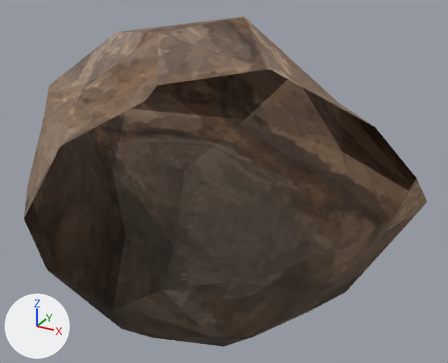
Before and after pictures for a commit that changed the glTF model assets/environment-set/models/rock-shore-2.glb.
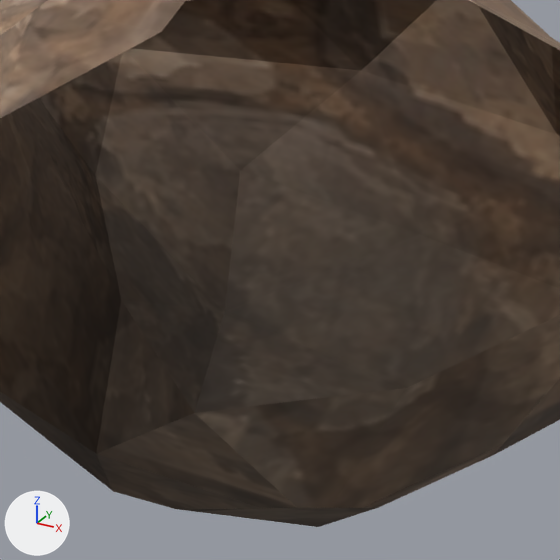
Each version appears first whole from a camera (50 mm lens) standing at (1.909, -2.671, 1.973) and looking at (0.377, 0.113, 0.58), and next in a close-up on the part from 15% to 77% of the width and 23% to 100% of the height. Every picture has the same lights, and +X, +Y and +Z are marked at lower left. The older version's two pictures come first. Everything nearer to the camera than a plane just in front of the edit is cut away.

Names of what the first close-up shows: 'rock-shore-2'.
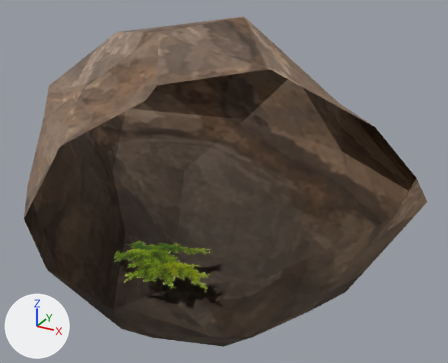
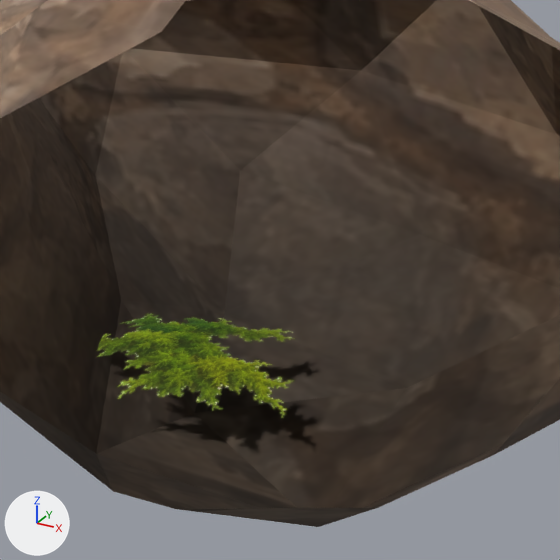
Changed parts and their boxes (x1, y1, x2, y2) in the close-ups (560 x 560 px):
'rock-shore-2-moss1', added (green)
    after: (97, 313, 295, 418)

The change, as a diff of the scene's bpy script:
```diff
--- a/assets/environment-set/models/rock-shore-2.glb.py
+++ b/assets/environment-set/models/rock-shore-2.glb.py
@@ img_moss_6 @@
+img_moss_6 = load_image('moss-6', '_unpacked/moss-6', 600, 352, 'sRGB')
@@ mat_envmoss6 @@
+mat_envmoss6 = principled_material('envMoss6')
+mat_envmoss6.texture = img_moss_6  # with its transparency
+mat_envmoss6.roughness = 0.9
@@ me_rock_shore_2_moss1 @@
+me_rock_shore_2_moss1.from_pydata(...)  # 25 vertices, 32 faces; spans x -0.416..0.416, y -0.308..0.308, z -0.004..0.056
+me_rock_shore_2_moss1.materials.append(mat_envmoss6)  # picture img_moss_6
@@ ob_rock_shore_2_moss1 @@
+ob_rock_shore_2_moss1 = bpy.data.objects.new('rock-shore-2-moss1', me_rock_shore_2_moss1)
+ob_rock_shore_2_moss1.location = (0.0, 0.0, 0.0)
```
